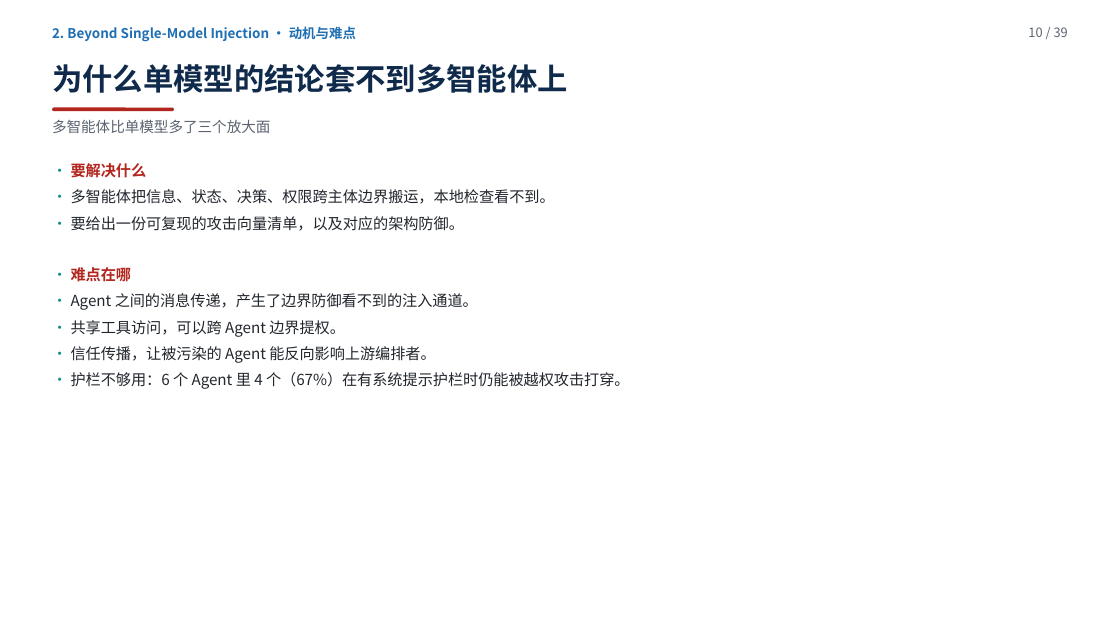
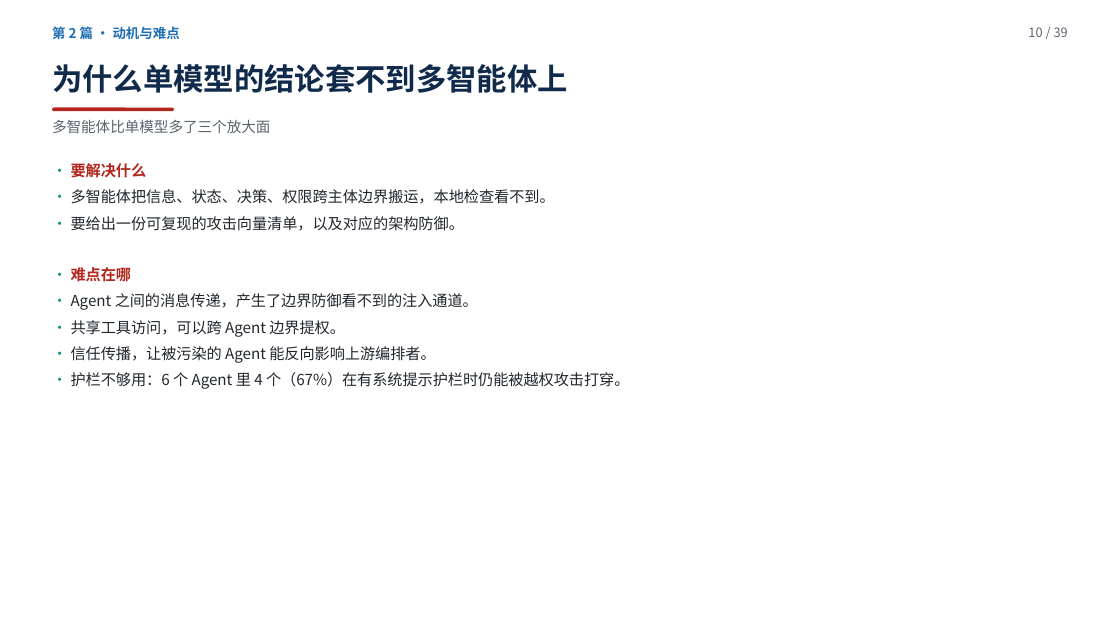
Before and after one commit to yiiiiiii1/multi-agent-remote-sensing, a slide deck: slide 10 of 阶段2-卫星多智能体防御/presentations/卫星多智能体安全调研汇报.pptx. Drawn at 1120x630 pixels with LibreOffice and Linux fonts; fonts in the diff are those of the drawing. Boxes give left, top, right and bottom in pixels: in the first picture for what was removed or moved away, otherwise in the second. Text is boxed around its words. In the diff, an @@ line names an element or a change of style, - is before the commit and + after.

```diff
--- a/阶段2-卫星多智能体防御/presentations/卫星多智能体安全调研汇报.pptx
+++ b/阶段2-卫星多智能体防御/presentations/卫星多智能体安全调研汇报.pptx
@@ text at <box>52,24,180,42</box>: text changed @@
-2. Beyond Single-Model Injection · 动机与难点
+第 2 篇 · 动机与难点
```
Also in this commit, not shown: 33 other slides changed, 3 other files.
